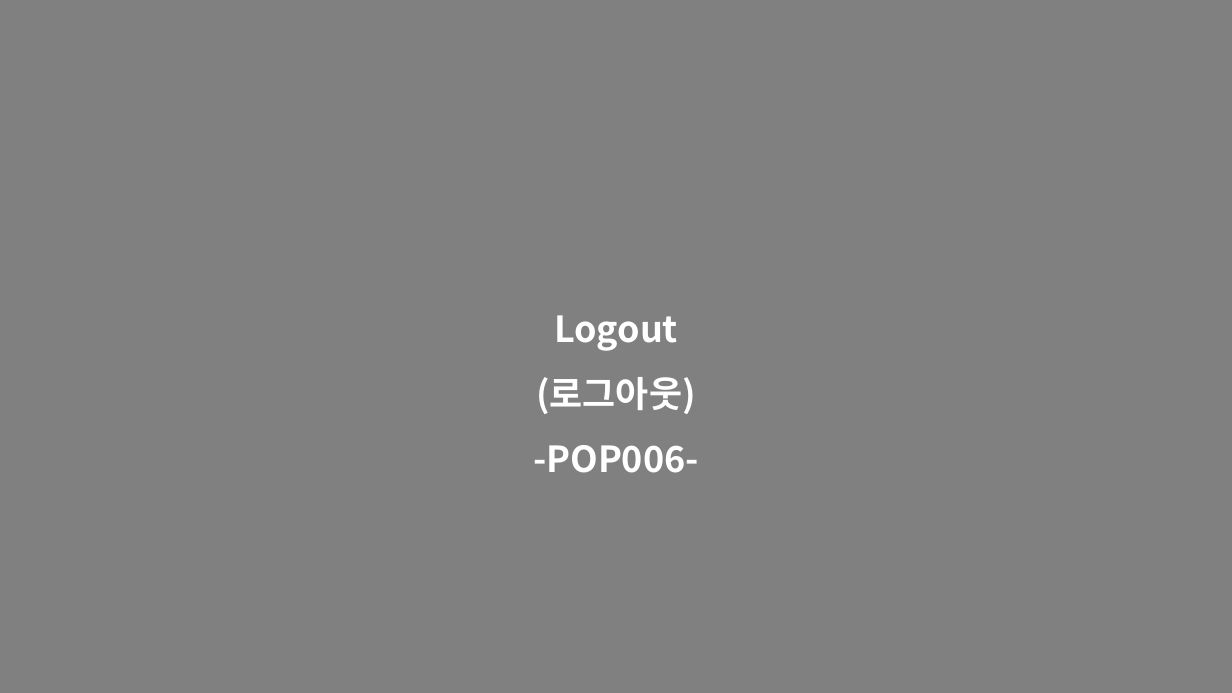
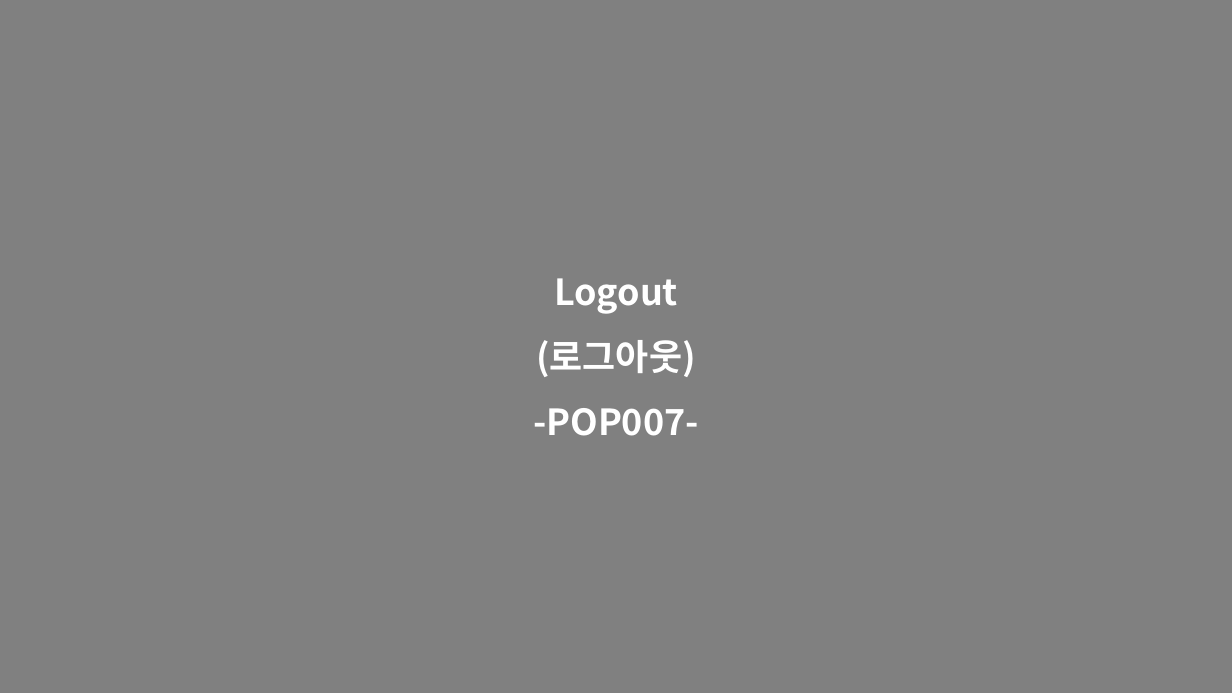
Before and after one commit to zhengze00/SpringBoot-MariaDB-master, a slide deck: slide 29 of Project File/[SK C&C] 인턴PT_오정택.pptx (slide 27 before the commit). Drawn at 1232x693 pixels with LibreOffice and Linux fonts; fonts in the diff are those of the drawing. Boxes give left, top, right and bottom in pixels: in the first picture for what was removed or moved away, otherwise in the second. Text is boxed around its words. In the diff, an @@ line names an element or a change of style, - is before the commit and + after.

```diff
--- a/Project File/[SK C&C] 인턴PT_오정택.pptx
+++ b/Project File/[SK C&C] 인턴PT_오정택.pptx
@@ text "Logout": place and size @@
-text "Logout" at [533, 315, 699, 473]
+text "Logout" at [533, 278, 699, 436]
@@ text at [533, 408, 699, 436]: text changed @@
--POP006-
+-POP007-
```
Also in this commit, not shown: 14 other slides changed, 2 slides added, 3 other files.
